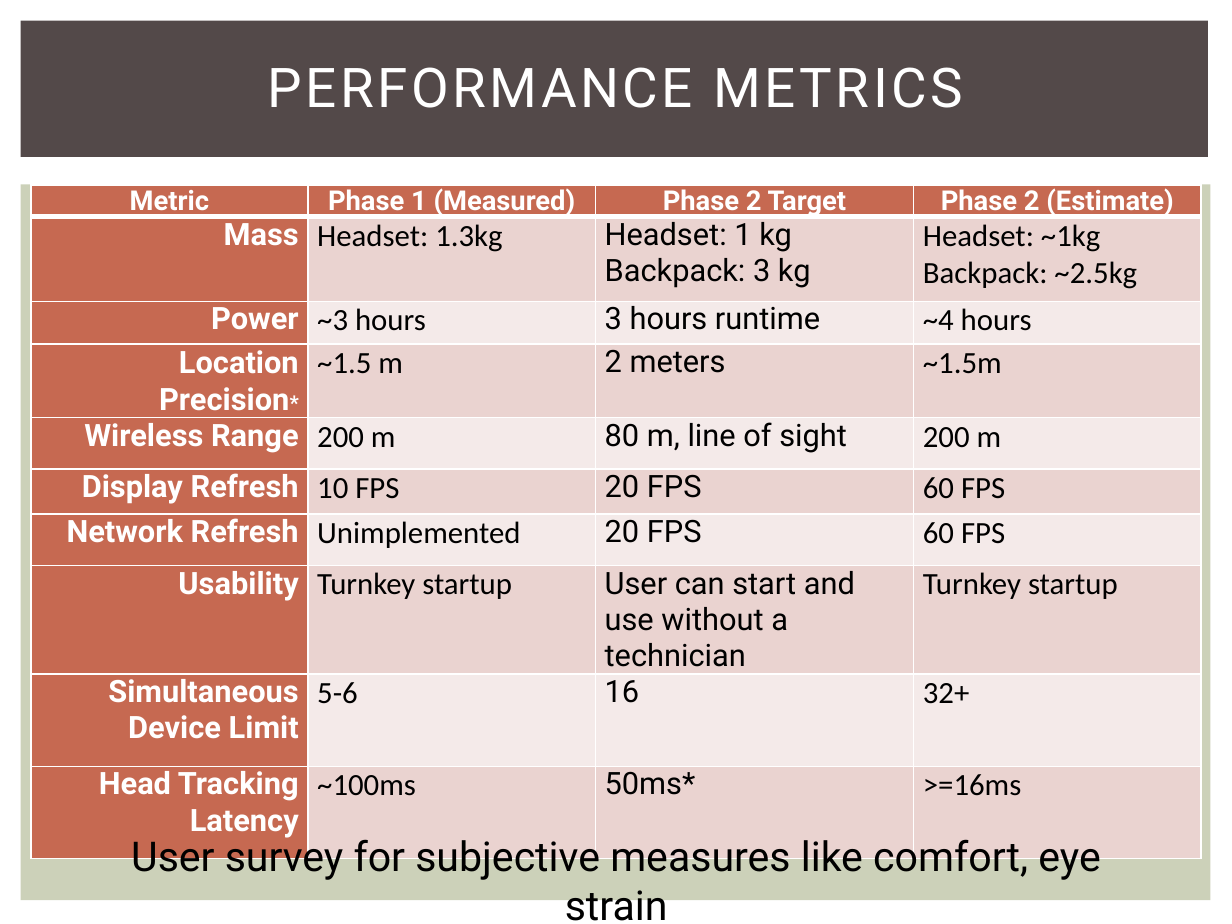
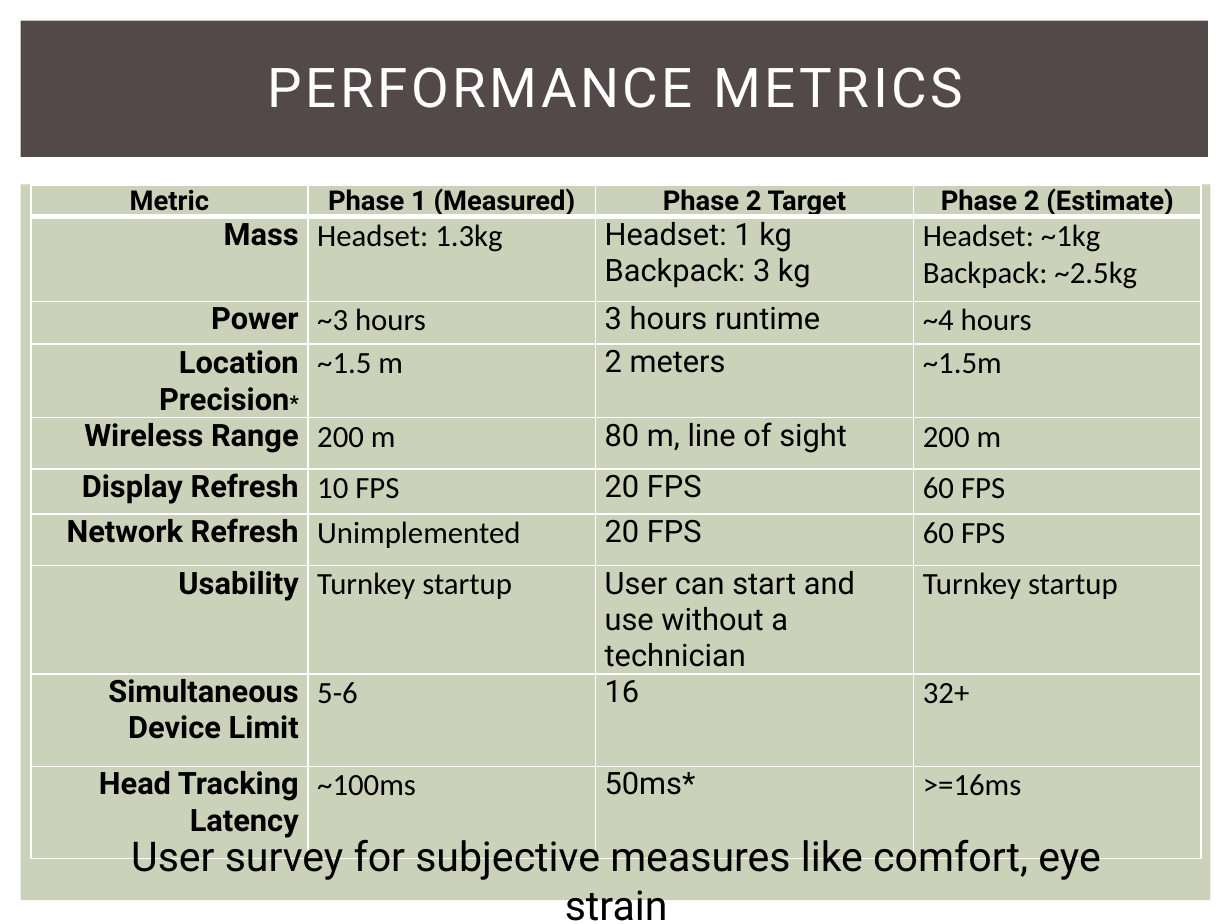
Before and after one commit to snowpuppy/augreality, a slide deck: slide 10 of doc/AugRealityMidReview.pptx. Drawn at 1232x924 pixels with LibreOffice and Linux fonts; fonts in the diff are those of the drawing. Boxes give left, top, right and bottom in pixels: in the first picture for what was removed or moved away, otherwise in the second. Text is boxed around its words. In the diff, an @@ line names an element or a change of style, - is before the commit and + after.

Commit message:
Add slide sorter and fix table background colors to match the theme

```diff
--- a/doc/AugRealityMidReview.pptx
+++ b/doc/AugRealityMidReview.pptx
@@ table at bbox=[31, 185, 1200, 842] @@
@@ fill #C66951 to none in 13 cells @@
@@ fill #EAD4D0 to none in 15 cells @@
@@ fill #F5EBE9 to none in 12 cells @@
@@ text colour #FFFFFF to #000000 in "Metric", "Phase 1 (Measured)", "Phase 2 Target", "Phase 2 (Estimate)" and 9 more places @@
```
Also in this commit, not shown: 3 other slides changed, 1 slide added.
